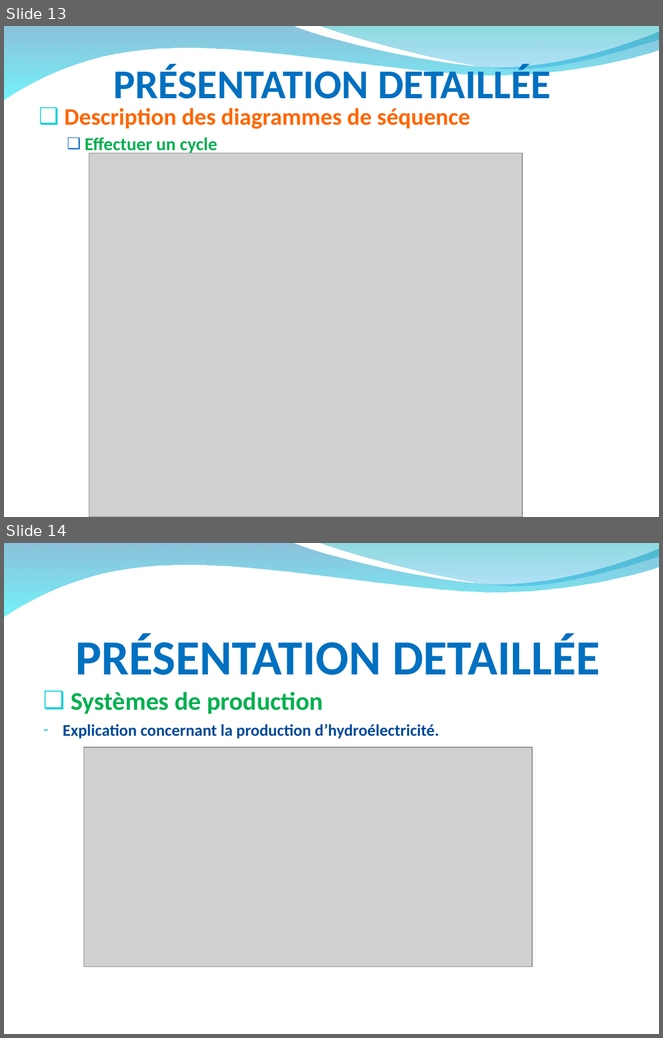
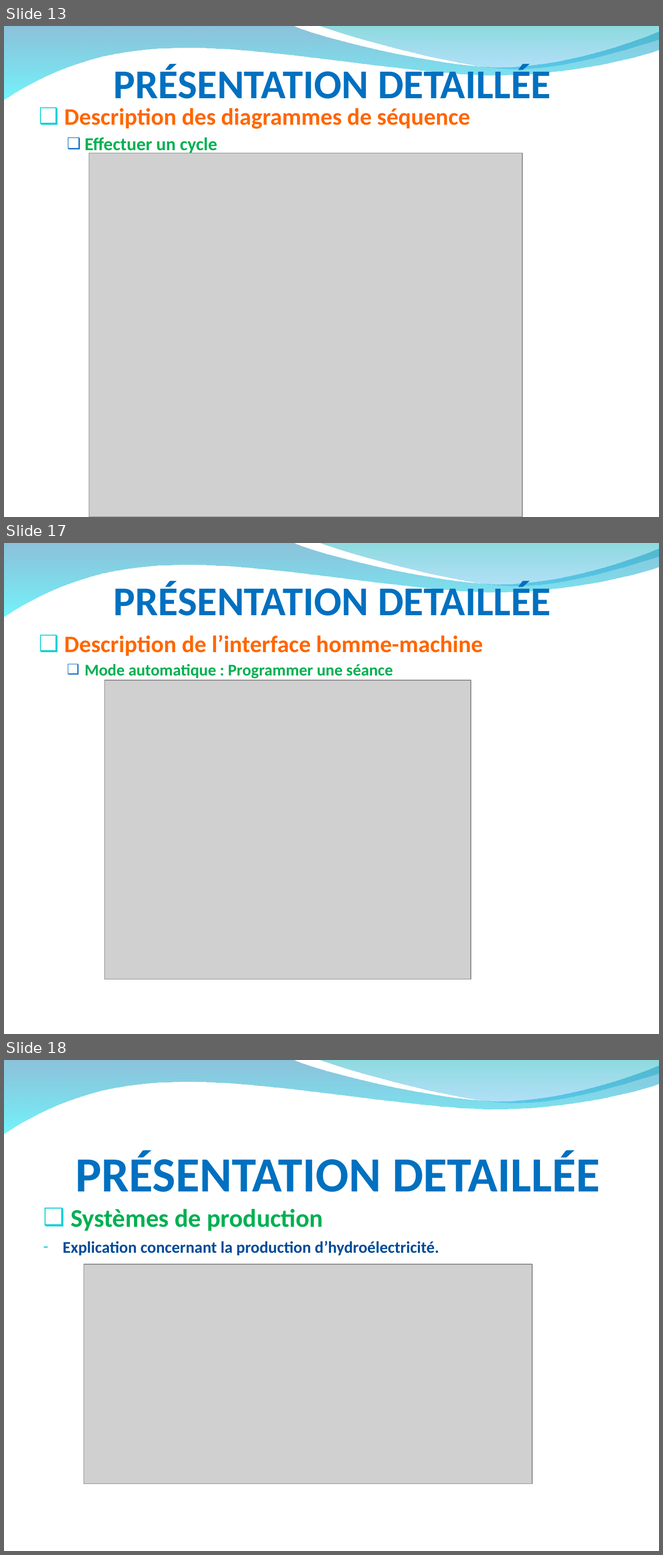
Before and after one commit to hardware/AscenseurPoissons, a slide deck: DOSSIERS A RENDRE/RevueAnalysePPT.ppt. Shown one above the other, each under a label of ours: slides 13 and 14 before the commit, slides 13, 17 and 18 after it; the slides between them are not shown. The pictures are 663x1038 and 663x1555 pixels, drawn with LibreOffice and Linux fonts; fonts in the diff are those of the drawing; grey boxes stand for pictures; background and template pictures are left out. Boxes give left, top, right and bottom in pixels: in the first picture for what was removed or moved away, otherwise in the second. Text is boxed around its words. In the diff, an @@ line names an element or a change of style, - is before the commit and + after.

```diff
--- a/DOSSIERS A RENDRE/RevueAnalysePPT.ppt
+++ b/DOSSIERS A RENDRE/RevueAnalysePPT.ppt
@@ slide 17 added at (x1=4, y1=543, x2=659, y2=1034), background picture (left out); not listed: 2 template elements that a slide beside it also shows @@
@@ title added at (x1=114, y1=581, x2=551, y2=616), 45 pt, text #0070C0, bold @@
+PRÉSENTATION DETAILLÉE
@@ text added at (x1=64, y1=635, x2=483, y2=679), 26 pt, text #FF6600, bold @@
+❑ Description de l’interface homme-machine
+  ❑ Mode automatique : Programmer une séance
@@ picture added at (x1=104, y1=681, x2=470, y2=980) @@
@@ what was slide 14 is now slide 18 @@
```
Also in this commit, not shown: 3 other slides added.
